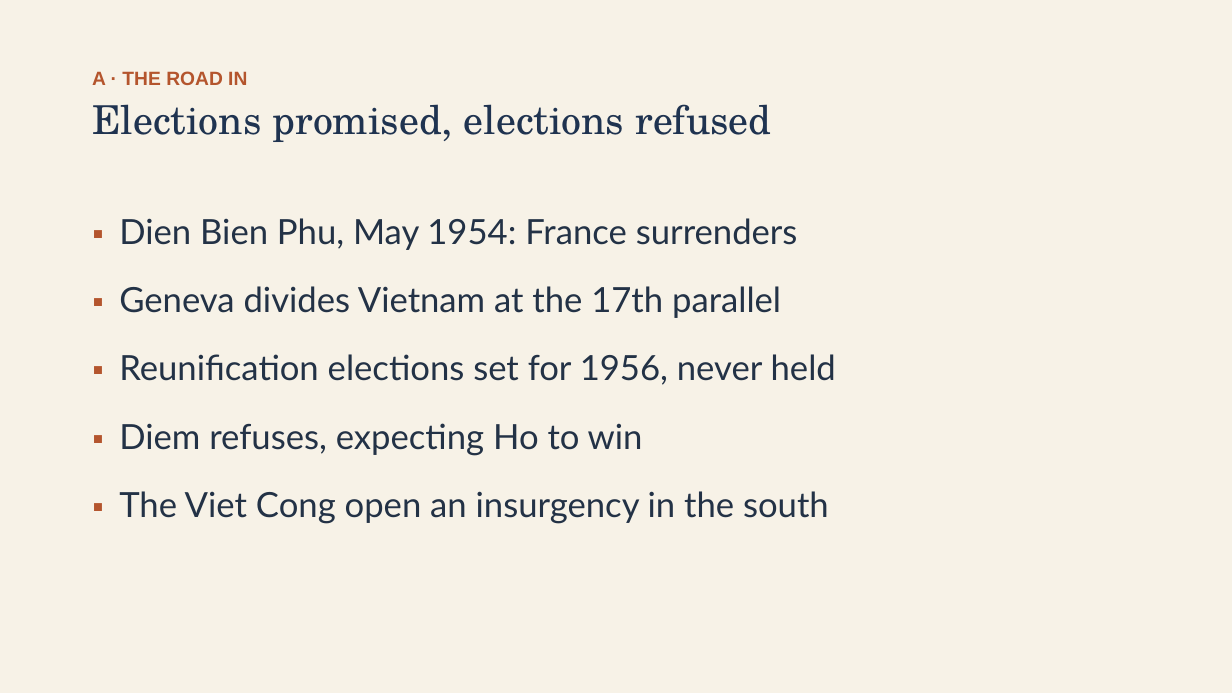
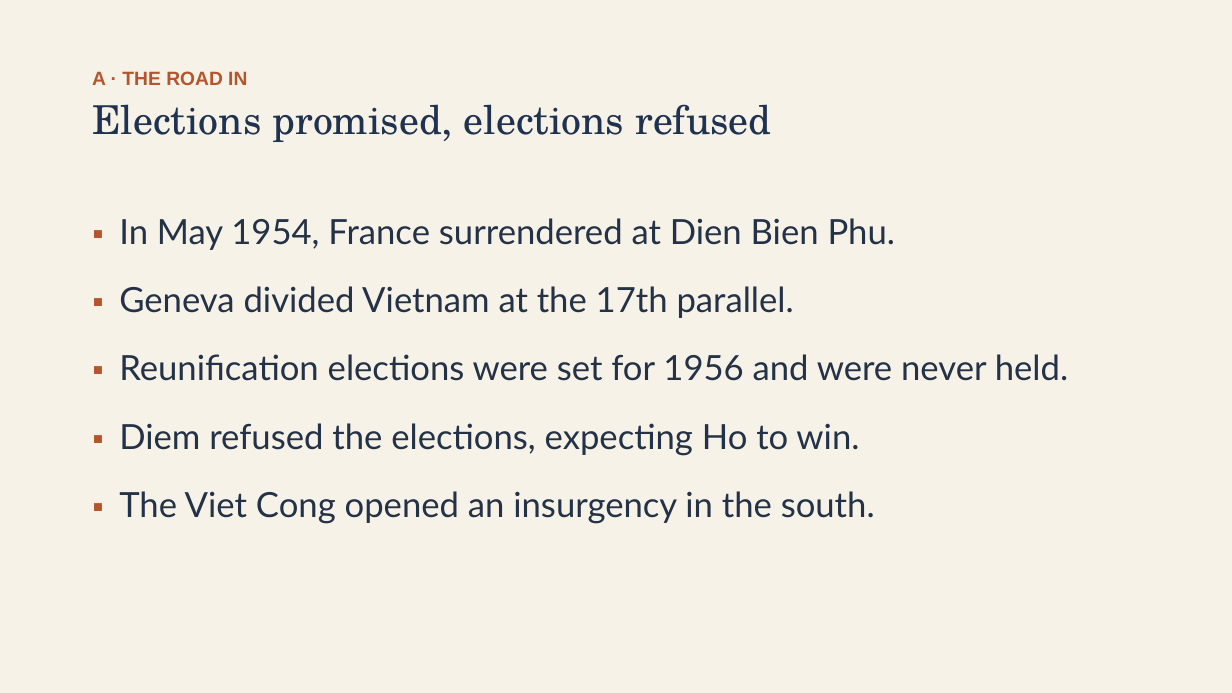
Before and after one commit to ab17gthb/humanities-curriculum-group, a slide deck: slide 5 of cold-war/lesson-06/lesson-06-slides.pptx. Drawn at 1232x693 pixels with LibreOffice and Linux fonts; fonts in the diff are those of the drawing. Boxes give left, top, right and bottom in pixels: in the first picture for what was removed or moved away, otherwise in the second. Text is boxed around its words. In the diff, an @@ line names an element or a change of style, - is before the commit and + after.

Commit message:
Rollout: Cold War L6 reworked and live (Vietnam: The War Containment Built)

```diff
--- a/cold-war/lesson-06/lesson-06-slides.pptx
+++ b/cold-war/lesson-06/lesson-06-slides.pptx
@@ text at (119,218,1068,524): text changed @@
-▪ Dien Bien Phu, May 1954: France surrenders
-▪ Geneva divides Vietnam at the 17th parallel
-▪ Reunification elections set for 1956, never held
-▪ Diem refuses, expecting Ho to win
-▪ The Viet Cong open an insurgency in the south
+▪ In May 1954, France surrendered at Dien Bien Phu.
+▪ Geneva divided Vietnam at the 17th parallel.
+▪ Reunification elections were set for 1956 and were never held.
+▪ Diem refused the elections, expecting Ho to win.
+▪ The Viet Cong opened an insurgency in the south.
```
Also in this commit, not shown: 12 other slides changed, 6 other files.
